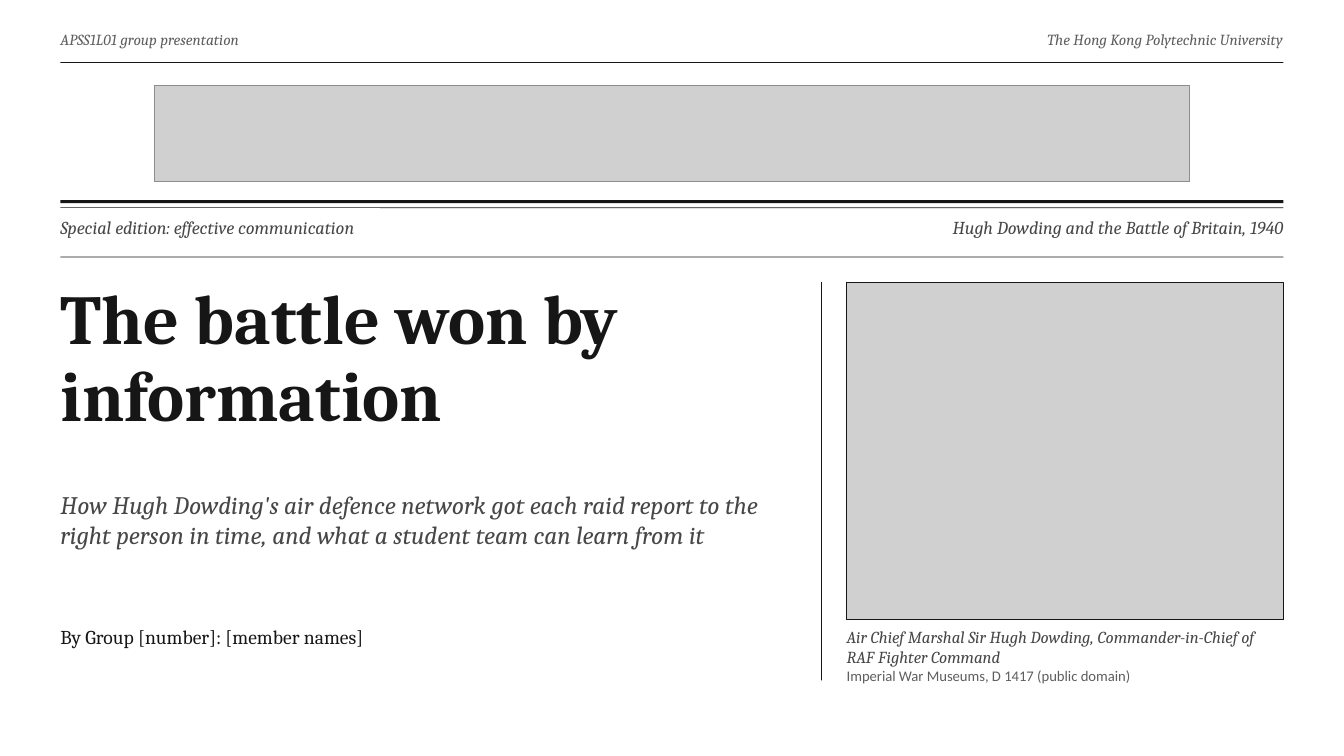
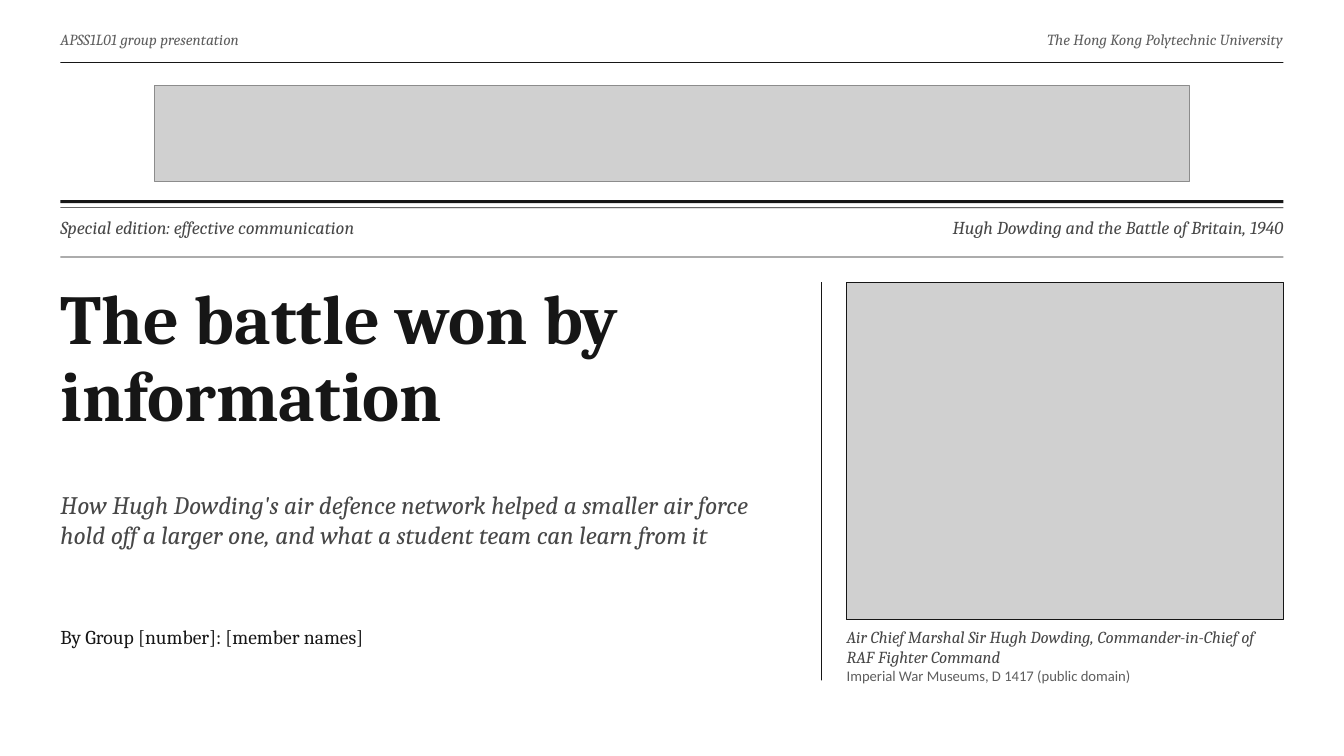
Before and after one commit to fengyiqicoder/fumadocs, a slide deck: slide 1 of dowding-presentation/Dowding_Effective_Communication.pptx. Drawn at 1344x756 pixels with LibreOffice and Linux fonts; fonts in the diff are those of the drawing; grey boxes stand for pictures; background and template pictures are left out. Boxes give left, top, right and bottom in pixels: in the first picture for what was removed or moved away, otherwise in the second. Text is boxed around its words. In the diff, an @@ line names an element or a change of style, - is before the commit and + after.

```diff
--- a/dowding-presentation/Dowding_Effective_Communication.pptx
+++ b/dowding-presentation/Dowding_Effective_Communication.pptx
@@ text at <box>60,496,748,550</box>: text changed @@
-How Hugh Dowding's air defence network got each raid report to the right person in time, and what a student team can learn from it
+How Hugh Dowding's air defence network helped a smaller air force hold off a larger one, and what a student team can learn from it
```
Also in this commit, not shown: 21 other slides changed, 2 slides added, 4 slides removed, 2 other files.
